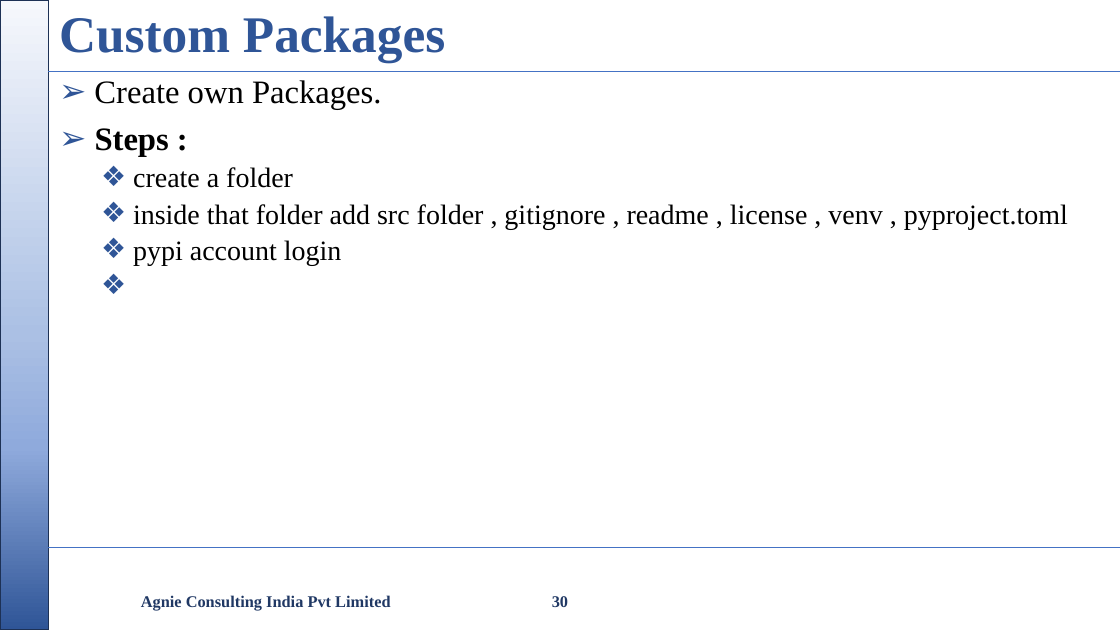
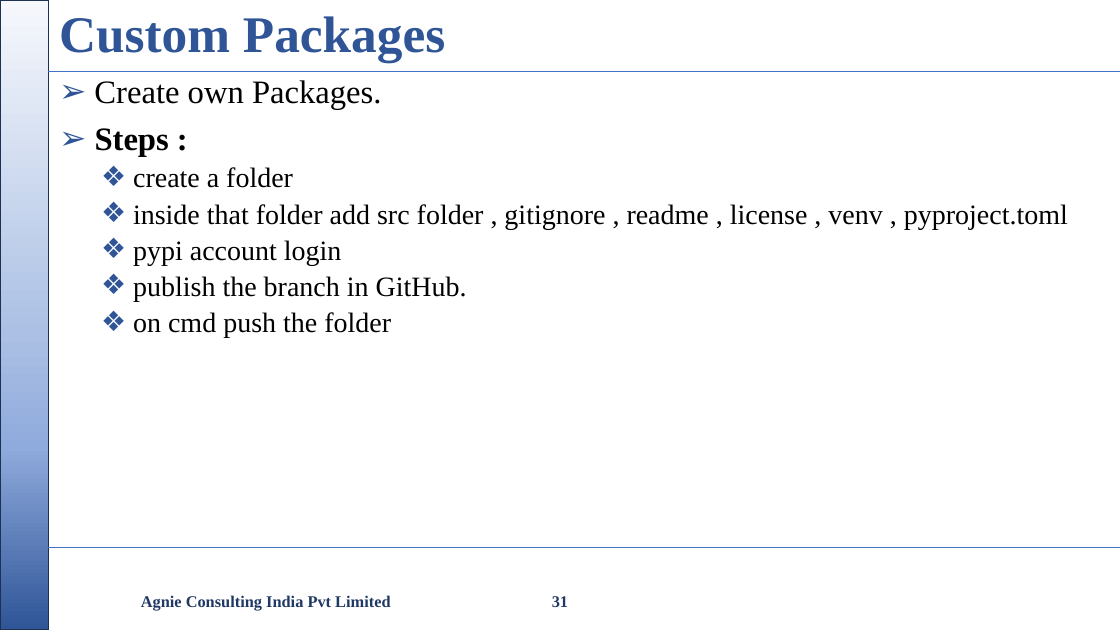
Before and after one commit to nikishdaniel1-del/Python-Cls, a slide deck: slide 31 of python class/Python Class.pptx (slide 30 before the commit). Drawn at 1120x630 pixels with LibreOffice and Linux fonts; fonts in the diff are those of the drawing; background and template pictures are left out. Boxes give left, top, right and bottom in pixels: in the first picture for what was removed or moved away, otherwise in the second. Text is boxed around its words. In the diff, an @@ line names an element or a change of style, - is before the commit and + after.

```diff
--- a/python class/Python Class.pptx
+++ b/python class/Python Class.pptx
@@ text at bbox=[133, 276, 467, 337]: paragraphs added @@
+  ❖ publish the branch in GitHub.
+  ❖ on cmd push the folder
@@ page number at bbox=[552, 596, 568, 607]: text changed @@
-30
+31
```
Also in this commit, not shown: 5 other slides changed, 2 slides added, 4 other files.
